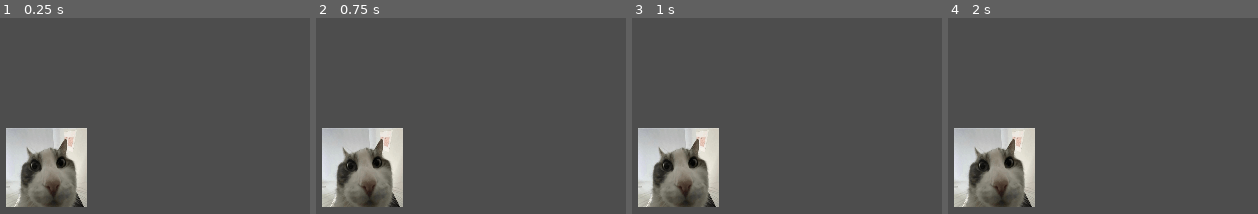
Above: before the commit, frames 1-4 (left to right).
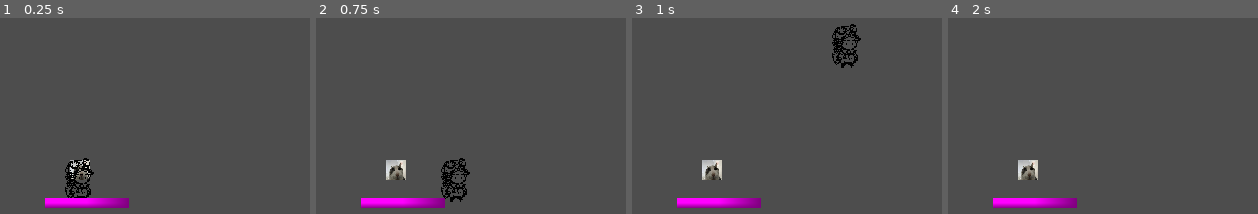
Above: after the commit, the same moments.

Repository: Tarnest/meow-meow-gj
Game: Godot game, scene res://scenes/watch/watch.tscn
Same seed, same stepped clock (60 frames per second), same inputs: the game is played once before the commit and once after it. This scene is started directly instead of the project's main scene.
Inputs:
- Up to frame 1 (0.25 s): no input
- Up to frame 2 (0.75 s): tap Enter (ui_accept) at 0.5 s; hold Right (move_right) from 0.53 s (still down); tap E (interact) at 0.6 s
- Up to frame 3 (1 s): keep holding Right (move_right); tap Space (jump) at 0.77 s
- Up to frame 4 (2 s): keep holding Right (move_right); tap E (interact) at 1.35 s; tap Space (jump) at 1.52 s

The runs differ from the first frame. In frame 1, 10% of the frame differs, in the area x 1-42%, y 56-97%; in frame 2, 11%, in the area x 1-50%, y 56-97%; in frame 3, 11%; in frame 4, 10%.

Commit message:
collisions fire

Diff:
--- a/project.godot
+++ b/project.godot
@@ -60,6 +60,7 @@
 2d_physics/layer_1="Platforms"
 2d_physics/layer_2="Player"
 2d_physics/layer_3="Door"
+2d_physics/layer_4="Gear"
 
 [physics]
 
--- a/scenes/player/player.tscn
+++ b/scenes/player/player.tscn
@@ -11,7 +11,7 @@
 
 [node name="Player" type="CharacterBody2D" unique_id=2002699047]
 collision_layer = 2
-collision_mask = 5
+collision_mask = 13
 script = ExtResource("1_8afob")
 
 [node name="Sprite2D" type="Sprite2D" parent="." unique_id=954679802]
--- a/scenes/watch/gear/gear.tscn
+++ b/scenes/watch/gear/gear.tscn
@@ -6,6 +6,8 @@
 [sub_resource type="RectangleShape2D" id="RectangleShape2D_1pcvi"]
 
 [node name="Gear" type="Area2D" unique_id=1252970662]
+collision_layer = 8
+collision_mask = 2
 script = ExtResource("1_1pcvi")
 
 [node name="Sprite2D" type="Sprite2D" parent="." unique_id=1202345542]
--- a/scenes/watch/watch.tscn
+++ b/scenes/watch/watch.tscn
@@ -1,11 +1,29 @@
 [gd_scene format=3 uid="uid://0r2x60uhgp2f"]
 
 [ext_resource type="PackedScene" uid="uid://bscvb5cnf24kd" path="res://scenes/watch/gear/gear.tscn" id="1_dfm8d"]
+[ext_resource type="PackedScene" uid="uid://0ijfod5uxjbd" path="res://scenes/player/player.tscn" id="2_6srqp"]
+
+[sub_resource type="PlaceholderTexture2D" id="PlaceholderTexture2D_q6gff"]
+
+[sub_resource type="RectangleShape2D" id="RectangleShape2D_6srqp"]
+size = Vector2(81, 20)
 
 [node name="Watch" type="Node2D" unique_id=1601395757]
 
 [node name="Camera2D" type="Camera2D" parent="." unique_id=24567124]
 position = Vector2(11, 1)
-zoom = Vector2(4, 4)
 
 [node name="Gear" parent="." unique_id=1252970662 instance=ExtResource("1_dfm8d")]
+
+[node name="Player" parent="." unique_id=2002699047 instance=ExtResource("2_6srqp")]
+
+[node name="StaticBody2D" type="StaticBody2D" parent="." unique_id=1280411311]
+
+[node name="Sprite2D" type="Sprite2D" parent="StaticBody2D" unique_id=1233755185]
+position = Vector2(7.0000076, 33)
+scale = Vector2(83.5, 10.5)
+texture = SubResource("PlaceholderTexture2D_q6gff")
+
+[node name="CollisionShape2D" type="CollisionShape2D" parent="StaticBody2D" unique_id=1845210771]
+position = Vector2(7.5, 38)
+shape = SubResource("RectangleShape2D_6srqp")
